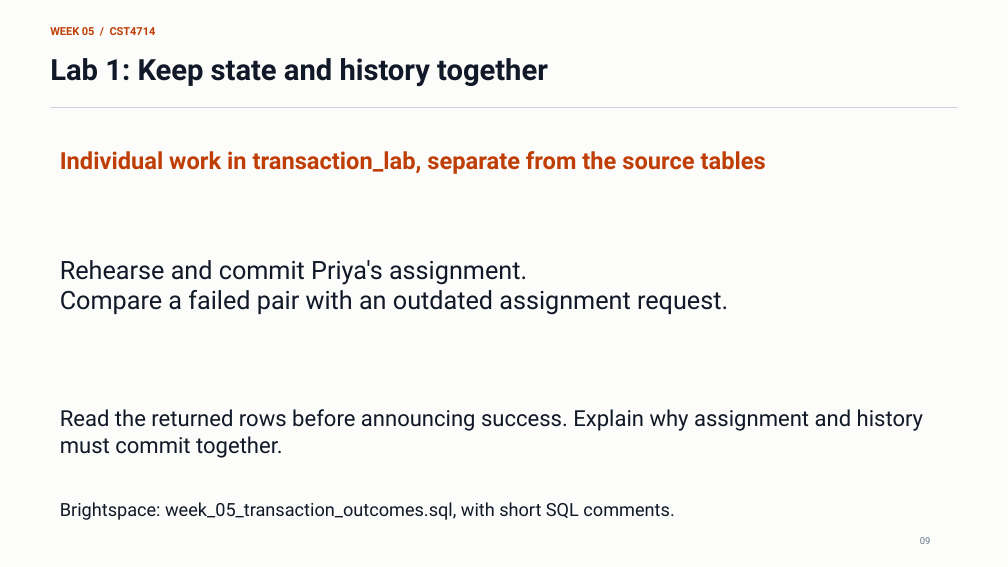
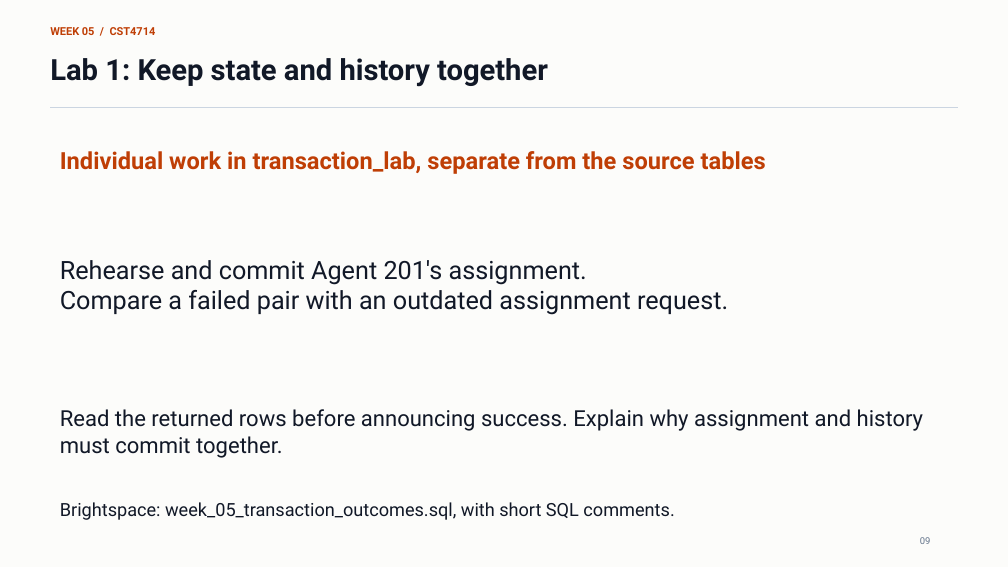
Before and after one commit to lolusername/CST4714_DB_admin, a slide deck: slide 9 of week_05/week_05_transactions_mvcc_locks.pptx. Drawn at 1008x567 pixels with LibreOffice and Linux fonts; fonts in the diff are those of the drawing. Boxes give left, top, right and bottom in pixels: in the first picture for what was removed or moved away, otherwise in the second. Text is boxed around its words. In the diff, an @@ line names an element or a change of style, - is before the commit and + after.

```diff
--- a/week_05/week_05_transactions_mvcc_locks.pptx
+++ b/week_05/week_05_transactions_mvcc_locks.pptx
@@ text at (60,260,587,285): text changed @@
-Rehearse and commit Priya's assignment.
+Rehearse and commit Agent 201's assignment.
```
Also in this commit, not shown: 5 other slides changed, 3 slides added, 1 slide removed, 5 other files.
